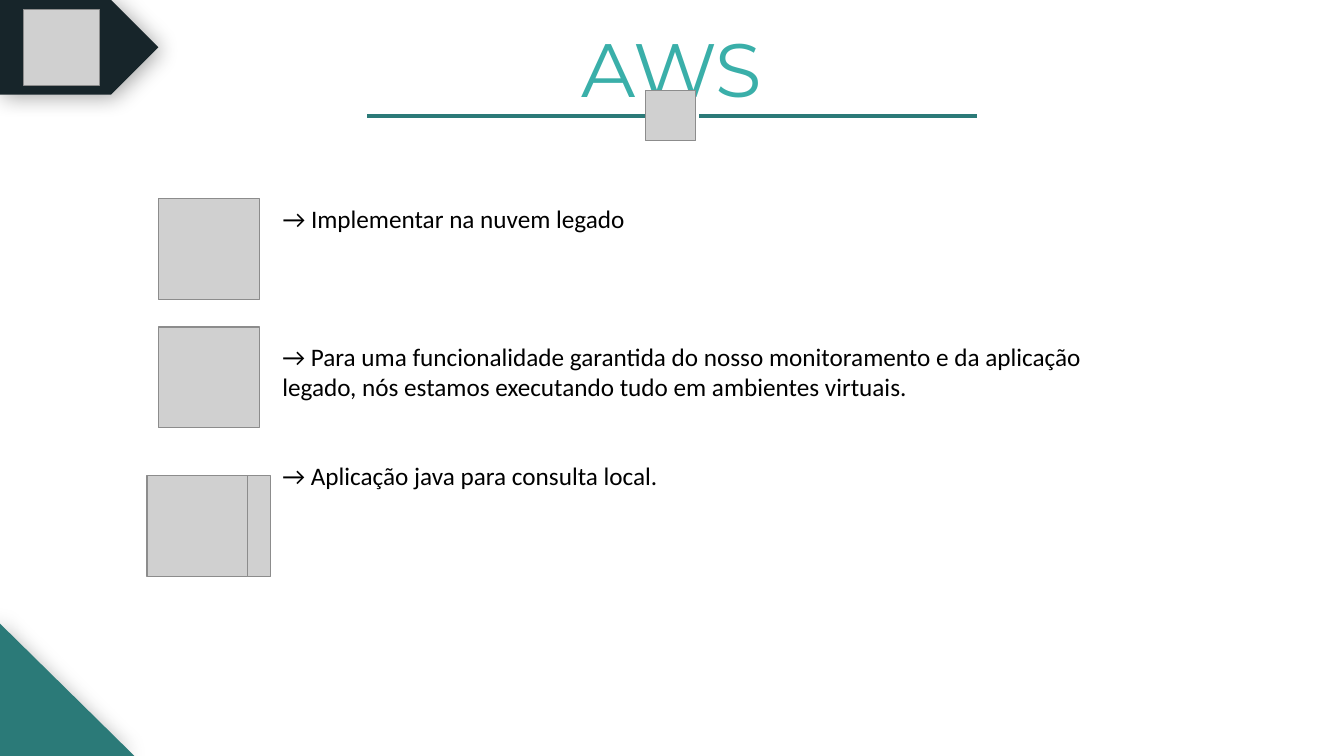
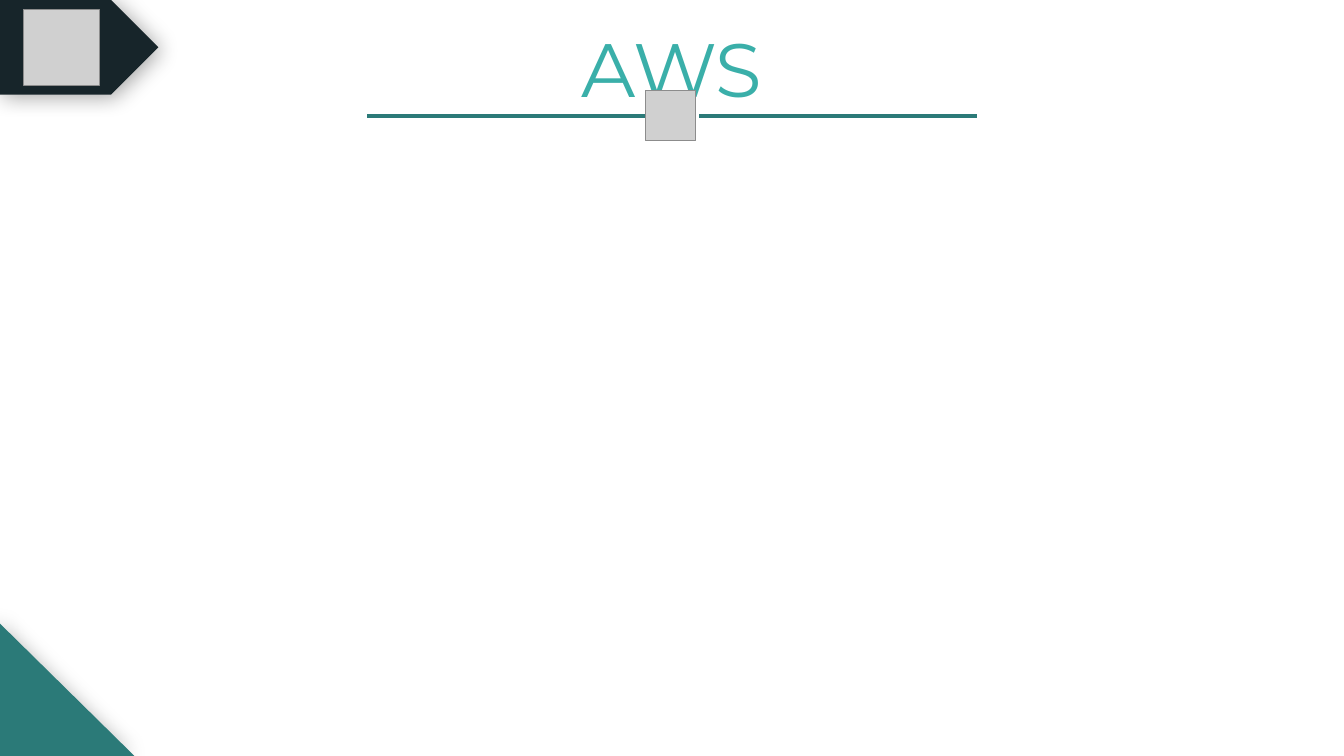
Before and after one commit to BandTec/grupo-10-ccoa-20201, a slide deck: slide 14 of MONITORAMENTO/Documentação/PPTs/Cold Stock Apresentação - Sprint 2.pptx. Drawn at 1344x756 pixels with LibreOffice and Linux fonts; fonts in the diff are those of the drawing; grey boxes stand for pictures; background and template pictures are left out. Boxes give left, top, right and bottom in pixels: in the first picture for what was removed or moved away, otherwise in the second. Text is boxed around its words. In the diff, an @@ line names an element or a change of style, - is before the commit and + after.

```diff
--- a/MONITORAMENTO/Documentação/PPTs/Cold Stock Apresentação - Sprint 2.pptx
+++ b/MONITORAMENTO/Documentação/PPTs/Cold Stock Apresentação - Sprint 2.pptx
@@ picture removed at (x1=158, y1=199, x2=259, y2=299) @@
@@ text removed at (x1=311, y1=210, x2=624, y2=233) @@
-→ Implementar na nuvem legado
@@ picture removed at (x1=158, y1=327, x2=259, y2=427) @@
@@ text removed at (x1=282, y1=348, x2=1080, y2=401) @@
-→ Para uma funcionalidade garantida do nosso monitoramento e da aplicação legado, nós estamos executando tudo em ambientes virtuais.
@@ picture removed at (x1=147, y1=476, x2=248, y2=577) @@
@@ picture removed at (x1=170, y1=476, x2=271, y2=577) @@
@@ text removed at (x1=311, y1=467, x2=658, y2=490) @@
-→ Aplicação java para consulta local.
```
Also in this commit, not shown: 3 other slides changed.
